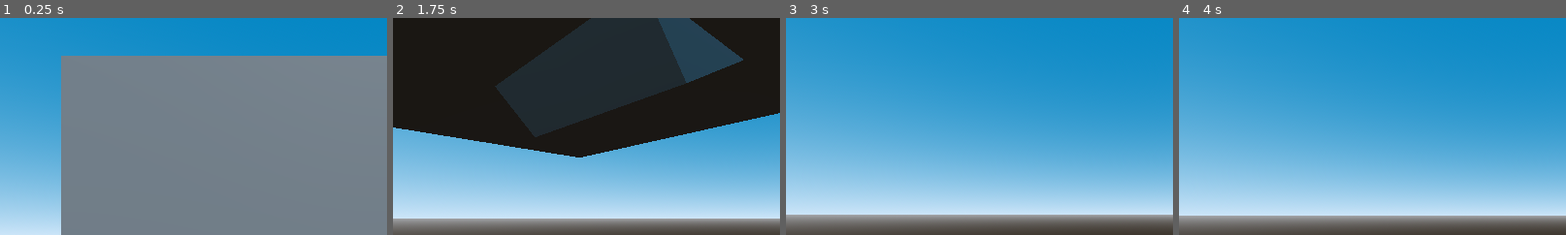
Above: before the commit, frames 1-4 (left to right).
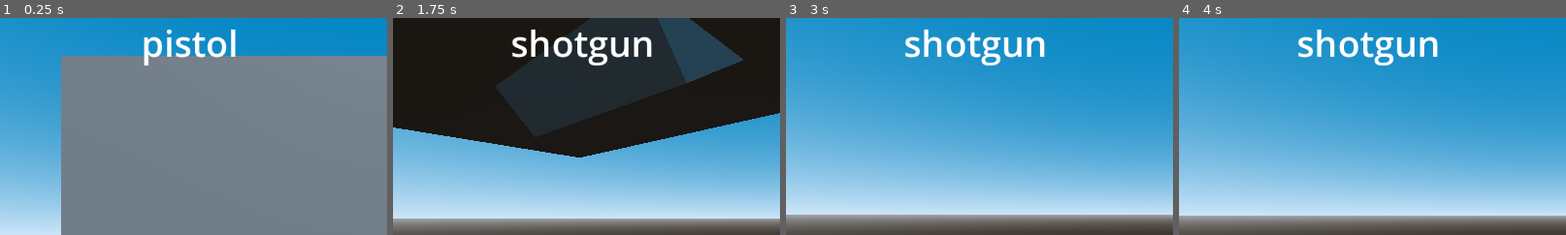
Above: after the commit, the same moments.

Repository: SneekeeStache/Godot-4-FPS
Game: Godot game, scene res://scene/testWorld.tscn
Same seed, same stepped clock (60 frames per second), same inputs: the game is played once before the commit and once after it.
Inputs (mouse positions are % of the whole screen's width and height, from its top left):
- Up to frame 1 (0.25 s): no input
- Up to frame 2 (1.75 s): tap Enter at 0.5 s; move the mouse to (72, 45) at 0.52 s; press the mouse at (72, 45) at 0.53 s; hold D (right) 0.53-1.28 s; tap Space (jump) at 0.77, 1.52 s; tap 1 (weapon 1) at 0.8, 1.35 s; move the mouse to (45, 50) at 1.27 s; release the mouse at (45, 50) at 1.28 s; hold W (forward) from 1.28 s (still down); tap 2 (weapon 2) at 1.55 s
- Up to frame 3 (3 s): keep holding W (forward); move the mouse to (52, 48) at 2.02 s; press the mouse at (52, 48) at 2.03 s; tap 2 (weapon 2) at 2.1 s; tap Space (jump) at 2.75 s; move the mouse to (49, 52) at 2.77 s; release the mouse at (49, 52) at 2.78 s; click (49, 52) at 2.85 s
- Up to frame 4 (4 s): keep holding W (forward); tap Space (jump) at 3.02, 3.77 s; tap 1 (weapon 1) at 3.05, 3.6 s; tap Enter at 3.5 s; move the mouse to (57, 51) at 3.52 s; tap 2 (weapon 2) at 3.8 s
The pictures show only the part of the screen within x 0-50%, y 0-50%; the shares and areas given below are measured in that part.

The runs differ from the first frame. In frame 1, 1.4% of the frame differs, in the area x 37-61%, y 5-22%; in frame 2, 2.0%; in frame 3, 2.0%, in the area x 30-67%, y 5-22%; in frame 4, 2.0%.

Commit message:
shotgun fix + weapon indicator

Diff:
--- a/scene/prefabs/player.tscn
+++ b/scene/prefabs/player.tscn
@@ -70,3 +70,20 @@
 
 [node name="shotgunCast8" type="RayCast3D" parent="head/Camera3d/shotgun"]
 target_position = Vector3(0, 0, -20)
+
+[node name="ui" type="Control" parent="."]
+layout_mode = 3
+anchors_preset = 15
+anchor_right = 1.0
+anchor_bottom = 1.0
+grow_horizontal = 2
+grow_vertical = 2
+mouse_filter = 2
+
+[node name="weaponLabel" type="Label" parent="ui"]
+layout_mode = 0
+offset_right = 564.0
+offset_bottom = 94.0
+theme_override_font_sizes/font_size = 54
+text = "pistol"
+horizontal_alignment = 1
--- a/script/player.gd
+++ b/script/player.gd
@@ -8,6 +8,7 @@
 @onready var guncast = $head/Camera3d/gun
 @onready var shotgunContainer=$head/Camera3d/shotgun
 @onready var variables=$variables
+@onready var weaponLabel=$ui/weaponLabel
 
 func _unhandled_input(event):
 	if event.is_action_pressed("fire"):
@@ -29,6 +30,7 @@
 	applyFriction(direction,delta)
 	applyGravity(delta)
 	applyControllerRotation()
+	weaponChange()
 	match weapon:
 		1:
 			shootPistol()
@@ -111,13 +113,18 @@
 		for shotguncast in shotgunContainer.get_children():
 			shotguncast.target_position.x = randf_range(variables.spreadShotgun,-variables.spreadShotgun)
 			shotguncast.target_position.y = randf_range(variables.spreadShotgun,-variables.spreadShotgun)
-			if shotguncast.is_is_colliding():
+			if shotguncast.is_colliding():
 				if shotguncast.get_collider().is_in_group("hostile"):
 					print("pew monstre")
-
+				else:
+					print("pew pas monstre")
+			else:
+				print("pew dans le vide")
 
 func weaponChange():
 	if Input.is_action_just_pressed("weapon 1"):
 		weapon=1
+		weaponLabel.text="pistol"
 	elif Input.is_action_just_pressed("weapon 2"):
 		weapon=2
+		weaponLabel.text="shotgun"
